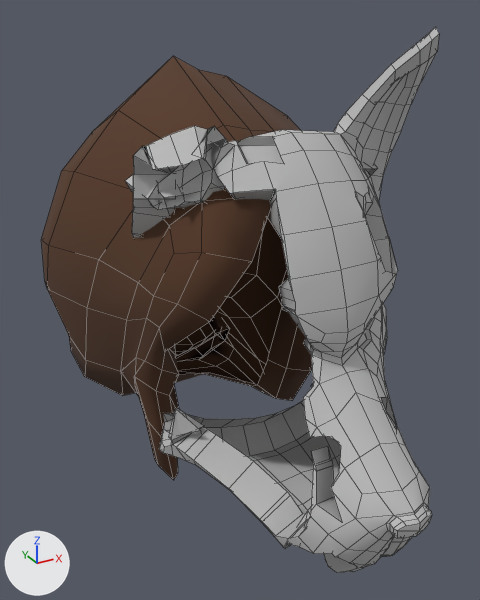
The FBX model Team1_GraduationGame/Assets/3D/Models/Characters/Mother/MaskBrokenLv3.fbx: old version first, new version second.
The view is the same before and after, from a 50 mm lens placed at (-0.608, -1.166, 5.587), pointed at (-0.034, -0.122, 5.065). Every picture has the same lights, and +X, +Y and +Z are marked at lower left. Mesh edges are drawn as thin lines. Where no turn or scale is listed for an object, it has been applied to the vertices.

Before the edit, the objects in view are built like this:
```python
me_retopoflow_006 = bpy.data.meshes.new('RetopoFlow.006')
me_retopoflow_006.from_pydata(...)  # 884 vertices, 746 faces; spans x -0.257..0.346, y -0.617..-0.058, z 4.703..5.559
me_retopoflow_006.materials.append(mat_mask_mat)  # grey #bcbcbc
# before: 465 (-0.251, -0.155, 5.294) at pixel (133, 204), 487 (-0.241, -0.11, 5.231) at pixel (131, 232), 488 (-0.238, -0.125, 5.288), 496 (-0.223, -0.095, 5.23), 497 (-0.223, -0.116, 5.284)
# before: 596 (-0.174, -0.226, 5.304) at pixel (194, 201), 597 (-0.219, -0.181, 5.286) at pixel (157, 209), 598 (-0.193, -0.206, 5.295) at pixel (178, 205), 600 (-0.227, -0.182, 5.293) at pixel (153, 206), 601 (-0.254, -0.162, 5.291) at pixel (133, 206)
# before: 602 (-0.252, -0.151, 5.279) at pixel (132, 212), 603 (-0.242, -0.112, 5.232) at pixel (131, 232), 604 (-0.242, -0.11, 5.23) at pixel (131, 233), 605 (-0.227, -0.089, 5.198), 606 (-0.257, -0.176, 5.309) at pixel (133, 198)
# before: 609 (-0.131, -0.265, 5.322) at pixel (229, 193), 822 (-0.12, -0.198, 5.276), 823 (-0.113, -0.211, 5.274), 824 (-0.118, -0.207, 5.27), 825 (-0.131, -0.192, 5.266)
# before: 826 (-0.201, -0.118, 5.271), 827 (-0.147, -0.168, 5.265), 829 (-0.24, -0.117, 5.305) at pixel (131, 191), 830 (-0.19, -0.183, 5.285) at pixel (174, 208), 831 (-0.192, -0.179, 5.268)
# before: 832 (-0.183, -0.141, 5.218), 833 (-0.195, -0.155, 5.213), 834 (-0.185, -0.14, 5.184), 835 (-0.193, -0.197, 5.305) at pixel (175, 198), 838 (-0.09, -0.227, 5.285)
# before: 849 (-0.189, -0.191, 5.345)
# before: 728 (-0.063, -0.203, 5.393) at pixel (248, 137), 729 (-0.072, -0.194, 5.387) at pixel (240, 140)
me_womanface2 = bpy.data.meshes.new('Womanface2')
me_womanface2.from_pydata(...)  # 259 vertices, 260 faces; spans x -0.319..0.292, y -0.314..0.406, z 4.044..4.875
me_womanface2.materials.append(mat_hair)  # brown #553825
ob_hairmaskoff = bpy.data.objects.new('HairMaskOff', me_womanface2)
ob_hairmaskoff.location = (-0.018, -0.025, 0.628)
ob_wolfmask01_003 = bpy.data.objects.new('WolfMask01.003', me_retopoflow_006)
ob_wolfmask01_003.location = (0.0, 0.0, 0.0)
```
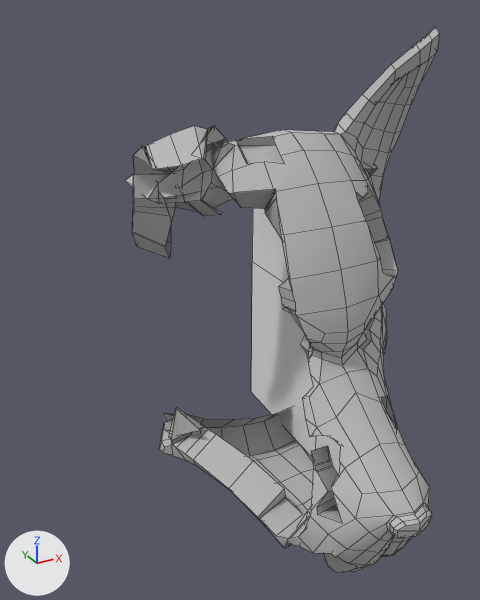
Where the newer file only moved an object's origin or applied its transform, the numbers keep the older frame.

Location of each change, (x1, y1, x2, y2) in pixels of the pictures (480 x 600 px; the box of a moved part takes in the faces that stretch with it):
'HairMaskOff', deleted (brown): before (41, 56, 312, 480)
'Plane', added: after (251, 208, 341, 474)
part 1 of me_retopoflow_006, moved or reshaped: (169, 181, 398, 573) in both
part 2 of me_retopoflow_006, moved or reshaped: before (125, 171, 236, 238); after (132, 171, 240, 258)
part 3 of me_retopoflow_006, moved or reshaped: (237, 130, 291, 146) in both

The change, as a list of edits to the scene's bpy script:
```text
Change me_retopoflow_006:
    verts and faces of me_retopoflow_006; kept vertices keep their numbers, new ones are numbered from 884
    remove me_retopoflow_006.from_pydata(...)  # 884 vertices, 746 faces; spans x -0.257..0.346, y -0.617..-0.058, z 4.703..5.559
    add me_retopoflow_006.from_pydata(...)  # 891 vertices, 746 faces; spans x -0.256..0.346, y -0.617..-0.058, z 4.703..5.559
    me_retopoflow_006 part 1
    34 vertices are removed from x -0.141..0.163, y -0.541..-0.173, z 4.771..5.305
    50 faces are deleted
    5 vertices in x -0.059..-0.02, y -0.474..-0.425, z 4.888..4.966 move by (-0.001, 0.001, 0.0)
    3 vertices in x -0.094..-0.032, y -0.531..-0.41, z 4.797..5.012 move by (-0.001, 0.0, 0.0)
    3 vertices in x -0.071..-0.052, y -0.47..-0.437, z 4.794..4.967 move by (0.0, 0.001, 0.001)
    49 vertices move from x -0.208..0.133, y -0.542..-0.186, z 4.77..5.298 to x -0.208..0.092, y -0.54..-0.186, z 4.766..5.275
    42 vertices are added at x -0.143..0.163, y -0.542..-0.239, z 4.774..5.308
    51 new faces join them
    me_retopoflow_006 part 2
    add delete_vertices([487, 603, 604])  # with the faces that use them
    add verts[596] = (-0.181, -0.216, 5.303)  # moved, pixel (187, 201)
    add verts[598] = (-0.185, -0.211, 5.302)  # moved, pixel (184, 202)
    add verts[597] = (-0.215, -0.18, 5.296)  # moved, pixel (159, 203)
    add verts[600] = (-0.216, -0.18, 5.296)  # moved, pixel (159, 203)
    add verts[606] = (-0.256, -0.177, 5.309)  # moved, pixel (134, 198)
    add verts[601] = (-0.253, -0.161, 5.292)  # moved, pixel (133, 206)
    add verts[602] = (-0.252, -0.152, 5.282)  # moved, pixel (132, 210)
    add verts[609] = (-0.132, -0.264, 5.321)  # moved, pixel (228, 193)
    add verts[822] = (-0.124, -0.191, 5.279)  # moved
    add verts[823] = (-0.115, -0.207, 5.274)  # moved, pixel (222, 212)
    add verts[824] = (-0.117, -0.207, 5.27)  # moved, pixel (220, 214)
    add verts[825] = (-0.138, -0.182, 5.264)  # moved, pixel (203, 216)
    add verts[827] = (-0.14, -0.175, 5.269)  # moved, pixel (200, 212)
    add verts[826] = (-0.199, -0.118, 5.279)  # moved
    add verts[829] = (-0.229, -0.116, 5.31)  # moved
    add verts[832] = (-0.2, -0.161, 5.216)  # moved, pixel (165, 245)
    add verts[833] = (-0.202, -0.162, 5.214)  # moved, pixel (164, 246)
    add verts[835] = (-0.192, -0.195, 5.305)  # moved
    add verts[830] = (-0.189, -0.181, 5.286)  # moved, pixel (174, 207)
    add verts[831] = (-0.192, -0.179, 5.271)  # moved, pixel (173, 216)
    add verts[838] = (-0.09, -0.226, 5.285)  # moved, pixel (240, 206)
    add verts[849] = (-0.189, -0.189, 5.345)  # moved
    add verts[887] = (-0.241, -0.11, 5.233)  # pixel (132, 231)
    add verts[888] = (-0.24, -0.109, 5.231)  # pixel (132, 232)
    add faces += [(465, 488, 887, 602), (488, 497, 496, 888, 887), (496, 605, 888), (605, 834, 833, 888), (602, 887, 832, 831), (832, 887, 888, 833)]
    me_retopoflow_006 part 3
    add verts[728] = (-0.072, -0.203, 5.392)  # moved, pixel (243, 138)
    add verts[729] = (-0.072, -0.202, 5.391)  # moved, pixel (243, 138)
Add me_plane:
    me_plane.from_pydata([(0.0, -0.301, 0.301), (0.0, -0.301, -0.231), (0.0, -0.048, 0.301), (0.0, -0.048, -0.21), (0.0, -0.301, 0.096), (0.0, -0.048, 0.104), (0.0, -0.385, 0.202), (0.0, -0.385, -0.259), (0.0, -0.385, 0.056), (-0.01, -0.508, -0.273), (-0.01, -0.583, -0.117)], [], [(4, 5, 3, 1), (0, 2, 5, 4), (4, 8, 6, 0), (1, 7, 8, 4), (7, 9, 10, 8)])
Remove ob_hairmaskoff:
    ob_hairmaskoff = bpy.data.objects.new('HairMaskOff', me_womanface2)
Add ob_plane:
    ob_plane = bpy.data.objects.new('Plane', me_plane)
    ob_plane.location = (0.038, 0.005, 5.002)
```
